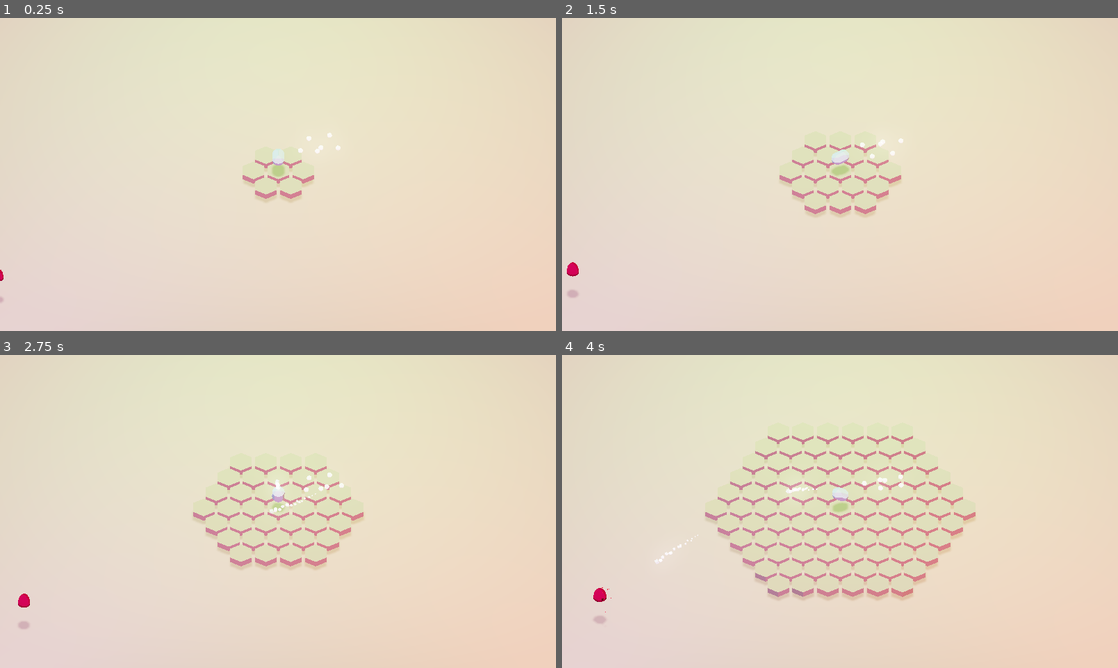
Above: before the commit, frames 1-4 (two rows, left to right).
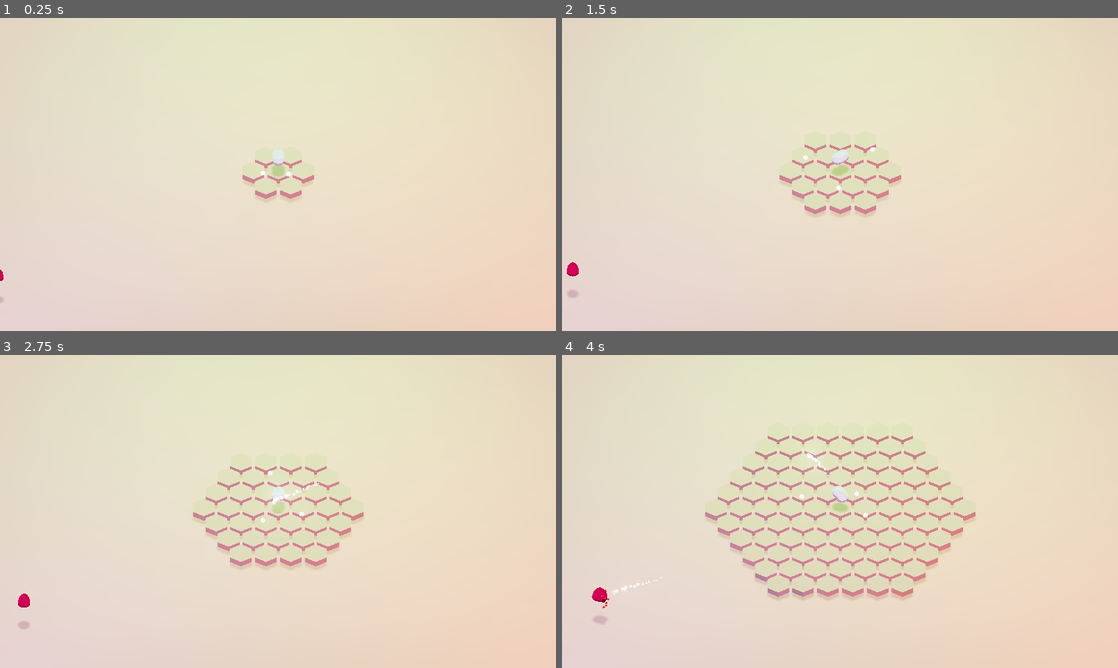
Above: after the commit, the same moments.

Repository: Trixxo/3dpix
Game: Godot game, scene res://Main.tscn
Same seed, same stepped clock (60 frames per second), same inputs: the game is played once before the commit and once after it.
Inputs (mouse positions are in pixels of both pictures, inside the frame that each line leads up to):
- Up to frame 1 (0.25 s): no input
- Up to frame 2 (1.5 s): tap Enter at 0.5 s; move the mouse to (962, 158) at 0.52 s; press the mouse at (962, 158) at 0.53 s; tap Space at 0.77 s; move the mouse to (728, 190) at 1.27 s; release the mouse at (728, 190) at 1.28 s; click (728, 190) at 1.35 s
- Up to frame 3 (2.75 s): tap Space at 1.52 s; move the mouse to (333, 442) at 2.02 s; press the mouse at (333, 442) at 2.03 s
- Up to frame 4 (4 s): move the mouse to (812, 574) at 2.77 s; release the mouse at (812, 574) at 2.78 s; click (812, 574) at 2.85 s; tap Space at 3.02, 3.77 s; move the mouse to (1006, 558) at 3.52 s; press the mouse at (1006, 558) at 3.53 s

The runs differ from the first frame. In frame 1, less than 0.1% of the frame differs, in the area x 46-62%, y 36-51%; in frame 2, 0.1%; in frame 3, 0.3%; in frame 4, 0.4%, in the area x 5-62%, y 31-83%.

Commit message:
change exp sentinel behaviour

Diff:
--- a/Experience/ExperienceSentinel.gd
+++ b/Experience/ExperienceSentinel.gd
@@ -20,8 +20,11 @@
 # Called every frame. 'delta' is the elapsed time since the previous frame.
 func _process(dt):
     if target == null:
-        # idle_movement()
+        set_idle(true)
         find_target()
+    else:
+        set_idle(false)
+
 
     if is_instance_valid(target):
         var dir = target_vec - global_transform.origin
@@ -46,7 +49,15 @@
     static func enemy_sort_dist(a, b):
         return a.transform.origin.length() < b.transform.origin.length()
 
-# func idle_movement():
+func set_idle(val):
+    if $MeshInstance.idle:
+        $MeshInstance.idle = val
+        $MeshInstance2.idle = val
+        $MeshInstance3.idle = val
+    else:
+        $MeshInstance.idle = val
+        $MeshInstance2.idle = val
+        $MeshInstance3.idle = val
 
 
 func find_target():
--- a/Experience/ExperienceSentinel.tscn
+++ b/Experience/ExperienceSentinel.tscn
@@ -1,6 +1,7 @@
-[gd_scene load_steps=4 format=2]
+[gd_scene load_steps=5 format=2]
 
 [ext_resource path="res://Experience/ExperienceSentinel.gd" type="Script" id=1]
+[ext_resource path="res://ExperienceSentinelChild.gd" type="Script" id=2]
 
 [sub_resource type="SpatialMaterial" id=3]
 resource_local_to_scene = true
@@ -21,13 +22,16 @@
 transform = Transform( 1, 0, 0, 0, 1, 0, 0, 0, 1, -4.35036, 0, 0 )
 mesh = SubResource( 2 )
 material/0 = null
+script = ExtResource( 2 )
 
 [node name="MeshInstance2" type="MeshInstance" parent="."]
 transform = Transform( 1, 0, 0, 0, 1, 0, 0, 0, 1, 0.269803, 1.61478, -4.28852 )
 mesh = SubResource( 2 )
 material/0 = null
+script = ExtResource( 2 )
 
 [node name="MeshInstance3" type="MeshInstance" parent="."]
 transform = Transform( 1, 0, 0, 0, 1, 0, 0, 0, 1, 1.96357, 0.96667, 2.8547 )
 mesh = SubResource( 2 )
 material/0 = null
+script = ExtResource( 2 )
--- /dev/null
+++ b/ExperienceSentinelChild.gd
@@ -0,0 +1,25 @@
+extends Spatial
+
+# Declare member variables here. Examples:
+# var a = 2
+# var b = "text"
+
+var idle = false
+var elapsed = 0
+var rand_dist
+var dir
+
+
+# Called when the node enters the scene tree for the first time.
+func _ready():
+    dir = transform.origin.normalized()
+    rand_dist = randi() % 9 + 8
+
+# Called every frame. 'delta' is the elapsed time since the previous frame.
+func _process(dt):
+    # elapsed += dt
+    if idle and transform.origin.length() < rand_dist:
+        transform.origin += dir * dt * 8.0
+    elif transform.origin.length() > 2.0:
+        transform.origin -= dir * dt * 8.0
+    # global_rotation.y += dt8
--- a/GlobalVars.gd
+++ b/GlobalVars.gd
@@ -31,3 +31,11 @@
         return vec.normalized() * length
     else:
         return vec
+
+static func rand_vec_on_sphere() -> Vector3:
+    var angle = randf() * 2.0 * PI
+    var z = randf() * 2.0 - 1.0
+    var result = Vector3(sqrt(1.0 - pow(z, 2)) * cos(angle), sqrt(1.0 - pow(z, 2)) * sin(angle), z)
+    if (result.y < 0):
+        result = rand_vec_on_sphere()
+    return result
--- a/Main.tscn
+++ b/Main.tscn
@@ -88,8 +88,5 @@
 light_color = Color( 0.0901961, 0.701961, 0.156863, 1 )
 spot_range = 110.107
 
-[node name="Spatial3" parent="." instance=ExtResource( 3 )]
-transform = Transform( 0.4, 0, 0, 0, 0.4, 0, 0, 0, 0.4, 8.51824, 6.59929, -4.76837e-07 )
-
 [node name="Spatial2" parent="." instance=ExtResource( 3 )]
-transform = Transform( 0.4, 0, 0, 0, 0.4, 0, 0, 0, 0.4, 5.22632, 5.91411, 0 )
+transform = Transform( 0.4, 0, 0, 0, 0.4, 0, 0, 0, 0.4, 0, 1, 0 )
--- a/MainTower/MainTower.gd
+++ b/MainTower/MainTower.gd
@@ -34,7 +34,7 @@
     if enemies.size() > 0 and target_velocity == null:
         cube = cube_projectile_scene.instance()
         cube.transform.origin.y = 4
-        cube.vel = rand_vec_on_sphere() * cube.speed
+        cube.vel = GlobalVars.rand_vec_on_sphere() * cube.speed
         cube.transform = cube.transform.translated(cube.vel.normalized() * (self.mesh.mid_height / 2.0))
 
         target_velocity = cube.vel
@@ -59,12 +59,3 @@
         interpolation_factor += dt * GlobalVars.attack_speed * 1.5
         interpolation_factor = min(1, interpolation_factor)
         return origin_quat.normalized().slerp(target_quat.normalized(), interpolation_factor)
-
-
-func rand_vec_on_sphere() -> Vector3:
-    var angle = randf() * 2.0 * PI
-    var z = randf() * 2.0 - 1.0
-    var result = Vector3(sqrt(1.0 - pow(z, 2)) * cos(angle), sqrt(1.0 - pow(z, 2)) * sin(angle), z)
-    if (result.y < 0):
-        result = rand_vec_on_sphere()
-    return result
